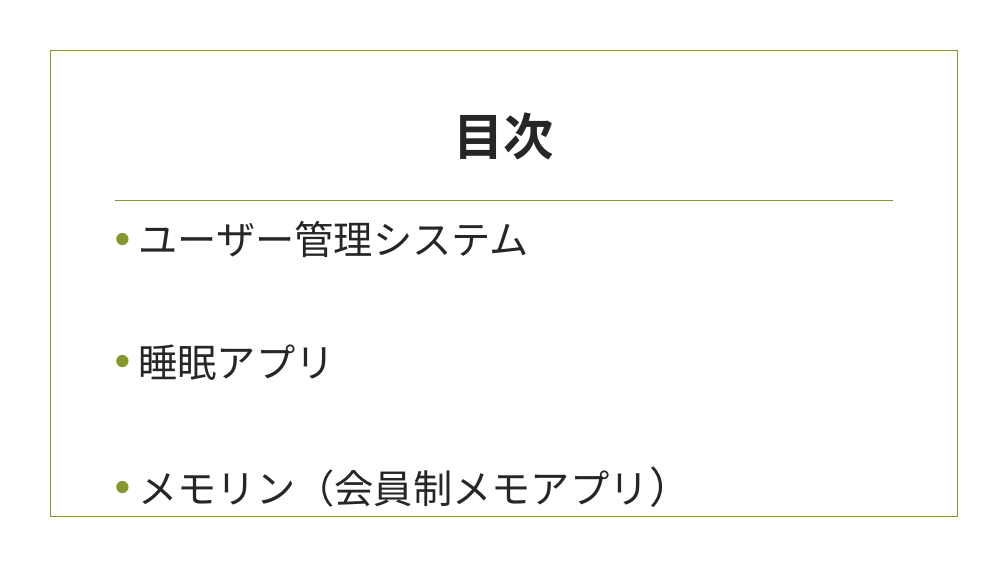
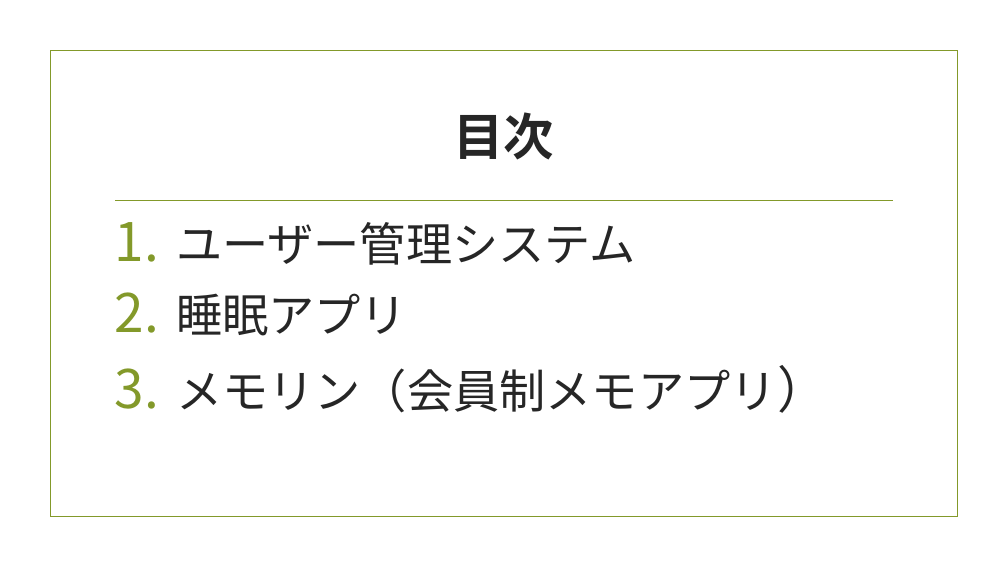
Before and after one commit to sakamoto222/summer, a slide deck: slide 2 of 個人製作.pptx. Drawn at 1008x567 pixels with LibreOffice and Linux fonts; fonts in the diff are those of the drawing; background and template pictures are left out. Boxes give left, top, right and bottom in pixels: in the first picture for what was removed or moved away, otherwise in the second. Text is boxed around its words. In the diff, an @@ line names an element or a change of style, - is before the commit and + after.

```diff
--- a/個人製作.pptx
+++ b/個人製作.pptx
@@ text "ユーザー管理システム" at (x1=176, y1=222, x2=777, y2=413): size 37.4 to 44 pt; size 40.8 to 48 pt in "メモリン（会員制メモアプリ）"; bullet • to 1.; more space between paragraphs @@
```
Also in this commit, not shown: 1 other slide changed, 14 slides added.
